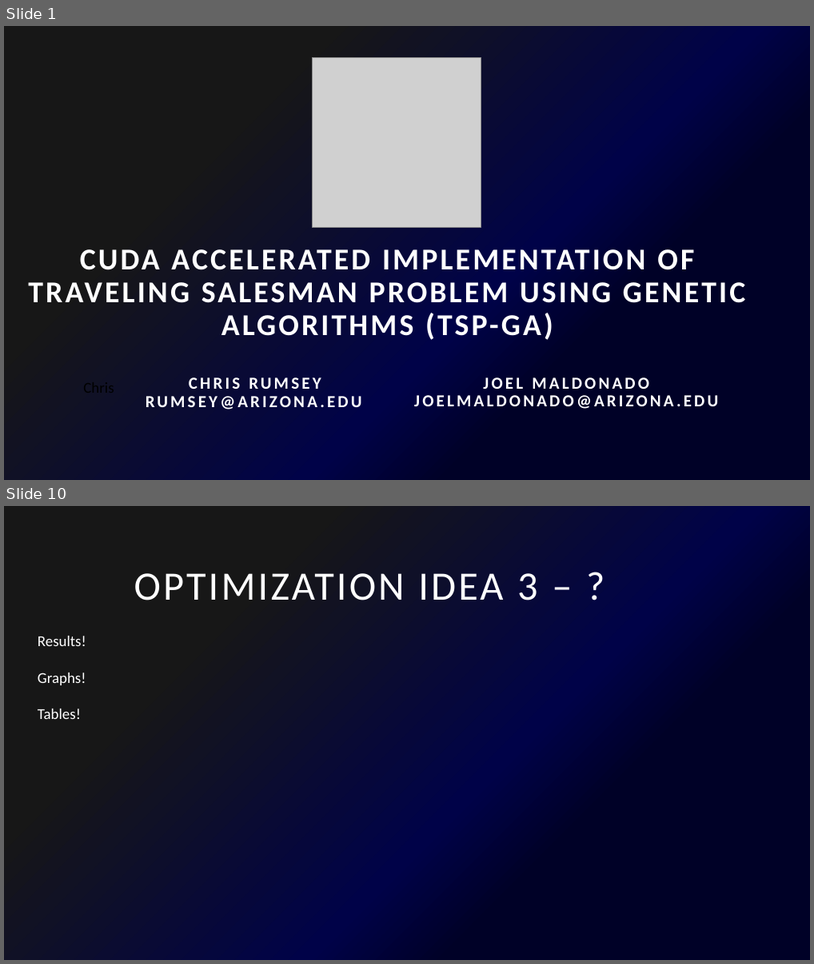
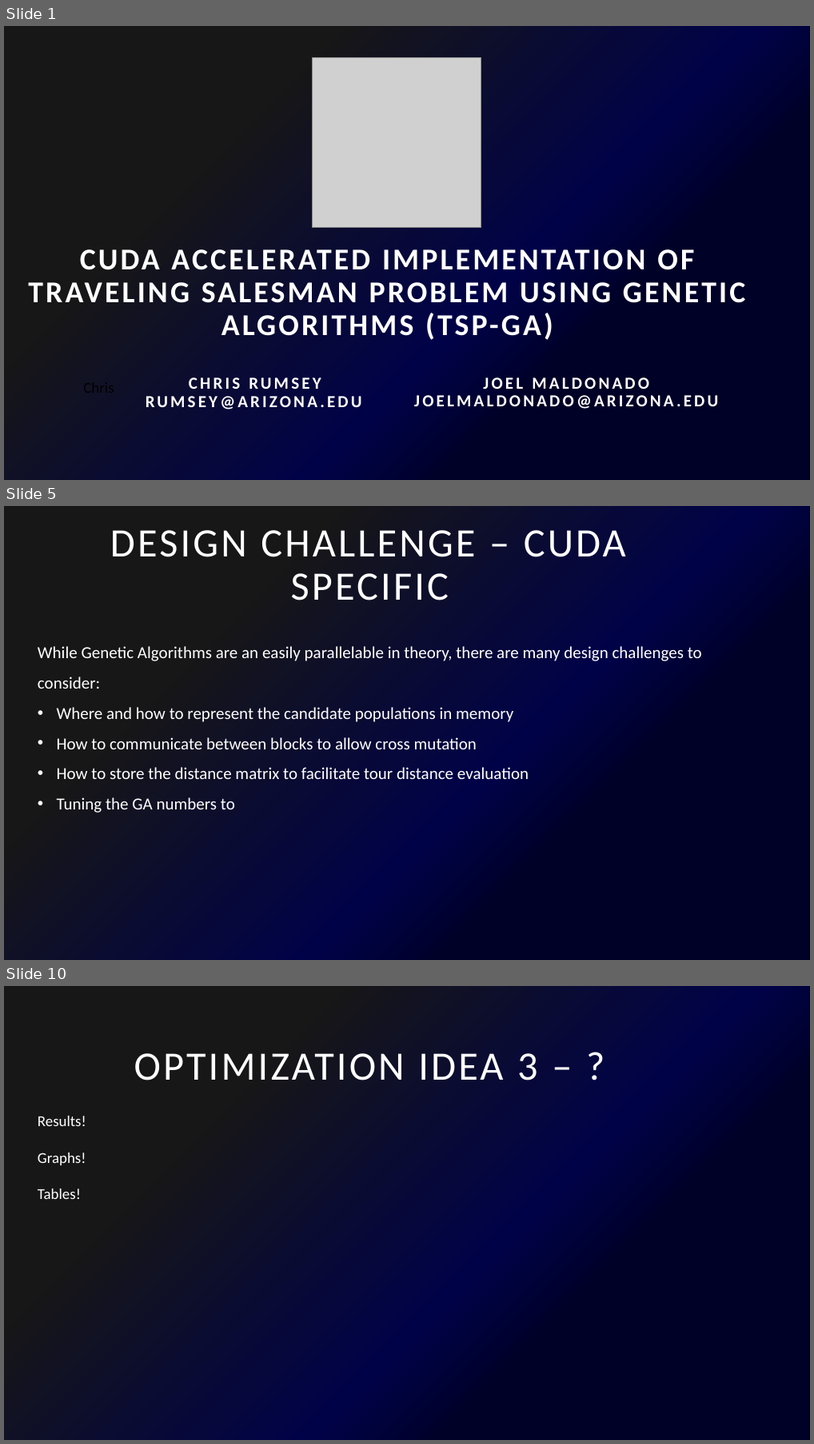
Before and after one commit to CuteLoop/Traveling-salesman-GPU, a slide deck: Cuda Accelerated implementation of Traveling Salesman Problem using.pptx. Shown one above the other, each under a label of ours: slides 1 and 10 before the commit, slides 1, 5 and 10 after it; the slides between them are not shown. The pictures are 814x964 and 814x1444 pixels, drawn with LibreOffice and Linux fonts; fonts in the diff are those of the drawing; grey boxes stand for pictures. Boxes give left, top, right and bottom in pixels: in the first picture for what was removed or moved away, otherwise in the second. Text is boxed around its words. In the diff, an @@ line names an element or a change of style, - is before the commit and + after.

```diff
--- a/Cuda Accelerated implementation of Traveling Salesman Problem using.pptx
+++ b/Cuda Accelerated implementation of Traveling Salesman Problem using.pptx
@@ slide 5 added at <box>4,506,810,960</box>, background gradient #000127 to #000248 to #171717 @@
@@ title added at <box>110,530,626,600</box>, 48 pt, text #FFFFFF @@
+DESIGN CHALLENGE – CUDA SPECIFIC
@@ text added at <box>38,646,702,812</box>, 20 pt, text #FFFFFF @@
+While Genetic Algorithms are an easily parallelable in theory, there are many design challenges to consider:
+• Where and how to represent the candidate populations in memory
+• How to communicate between blocks to allow cross mutation
+• How to store the distance matrix to facilitate tour distance evaluation
+• Tuning the GA numbers to
```
Also in this commit, not shown: 3 slides changed, 5 other slides added, 6 slides removed, 2 other files.
